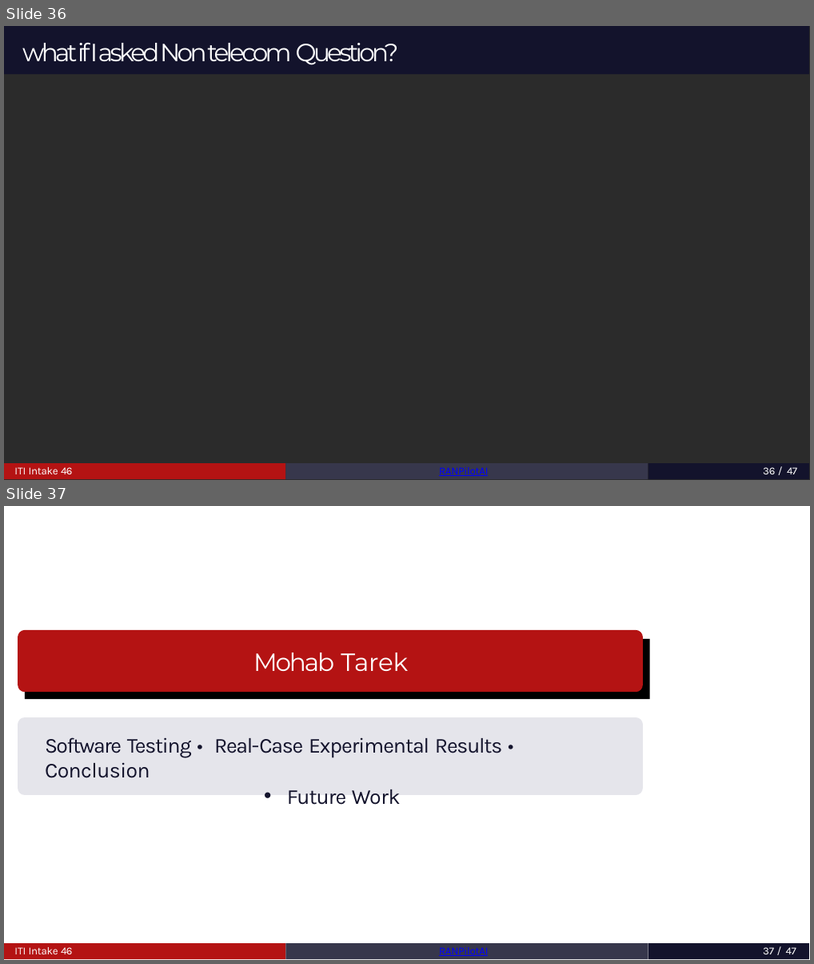
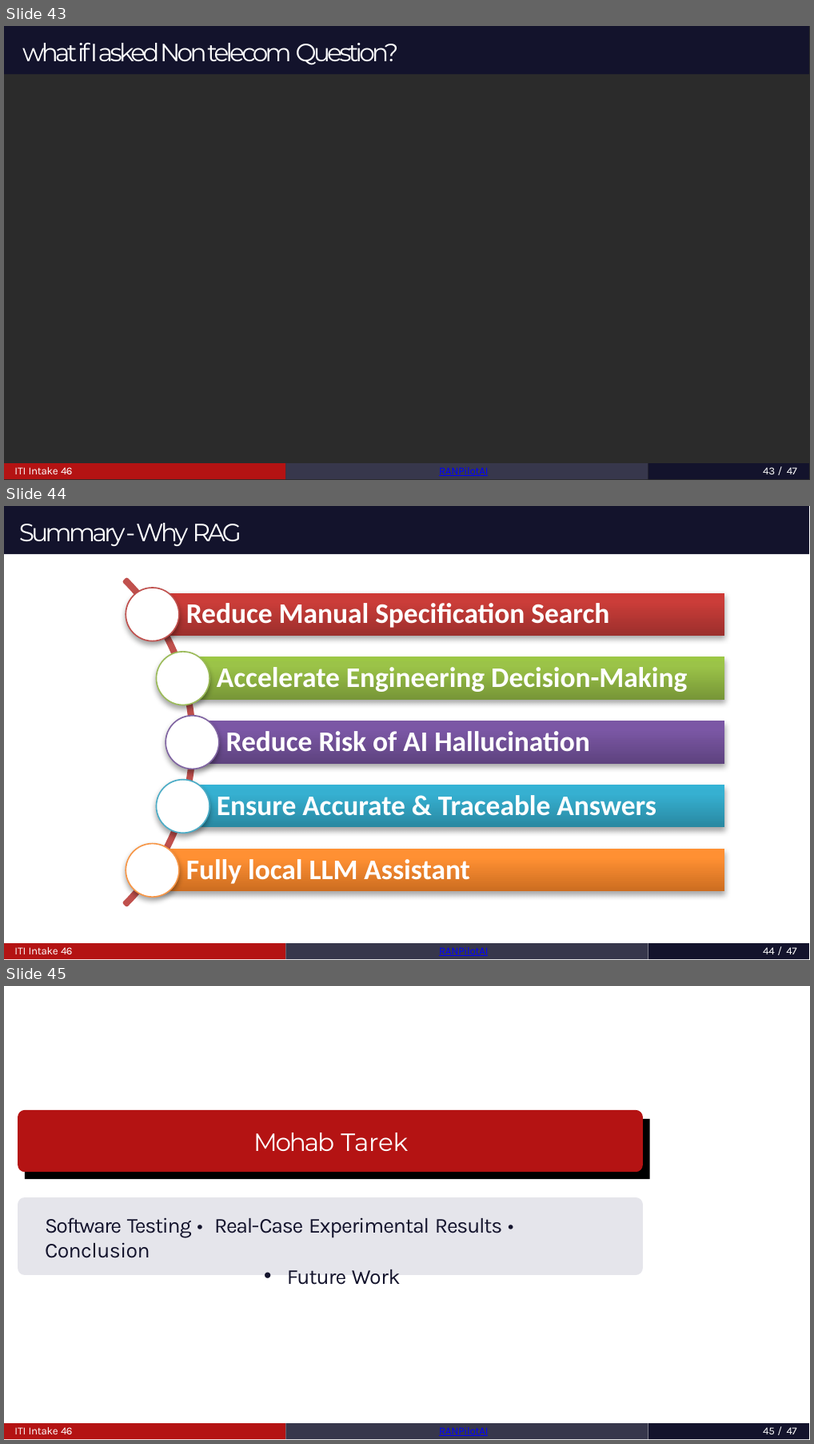
Before and after one commit to MahmoudAshrafYadem/ITI-Graduation_project, a slide deck: RANPilotAi_Graduation_Project_BOOK/presentation.pptx. Shown one above the other, each under a label of ours: slides 36 and 37 before the commit, slides 43, 44 and 45 after it. The pictures are 814x964 and 814x1444 pixels, drawn with LibreOffice and Linux fonts; fonts in the diff are those of the drawing; background and template pictures are left out; a plain dark background stands for a picture behind light text. Boxes give left, top, right and bottom in pixels: in the first picture for what was removed or moved away, otherwise in the second. Text is boxed around its words. In the diff, an @@ line names an element or a change of style, - is before the commit and + after.

```diff
--- a/RANPilotAi_Graduation_Project_BOOK/presentation.pptx
+++ b/RANPilotAi_Graduation_Project_BOOK/presentation.pptx
@@ slide 44 added at <box>4,506,810,960</box>, background #FFFFFF; not listed: 1 template element that a slide beside it also shows @@
@@ text added at <box>19,523,242,546</box>, 14 pt, text #FFFFFF @@
+Summary - Why RAG
@@ group added at <box>4,512,725,960</box>: 5 rectangles, 5 texts, 5 ellipses, 1 arch (boxed as its full ring) @@
+Reduce Manual Specification Search
+Accelerate Engineering Decision-Making
+Reduce Risk of AI Hallucination
+Ensure Accurate & Traceable Answers
+Fully local LLM Assistant
@@ freeform shape added at <box>4,943,285,960</box>, fill #B41313 @@
@@ text added at <box>14,947,73,954</box>, 6 pt, text #FFFFFF @@
+ITI Intake 46
@@ freeform shape added at <box>285,943,647,960</box>, fill #37374C @@
@@ text added at <box>439,947,488,956</box>, 6 pt, text #0000FF, underline @@
+RANPilotAI
@@ freeform shape added at <box>648,943,809,960</box>, fill #13132C @@
@@ page number added at <box>763,947,797,954</box>, 6 pt, text #FFFFFF @@
+44 / 47
@@ what was slide 36 is now slide 43 @@
@@ page number at <box>763,467,798,474</box>: text changed @@
-36 / 47
+43 / 47
@@ what was slide 37 is now slide 45 @@
@@ page number at <box>763,1427,798,1434</box>: text changed @@
-37 / 47
+45 / 47
```
Also in this commit, not shown: 2 slides changed, 13 other slides added, 6 slides removed.
